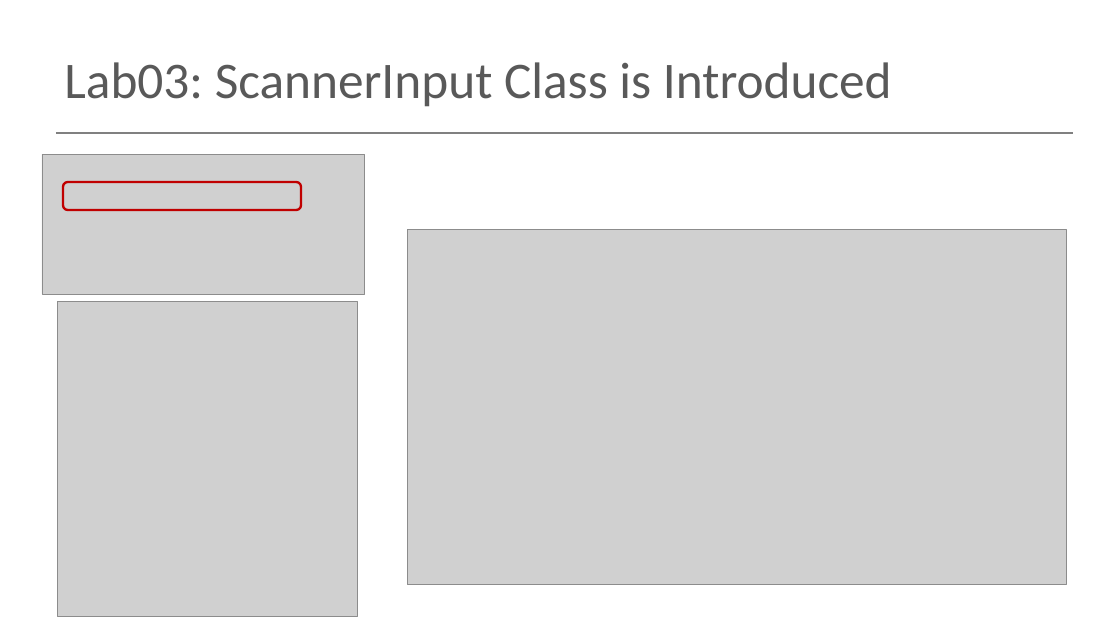
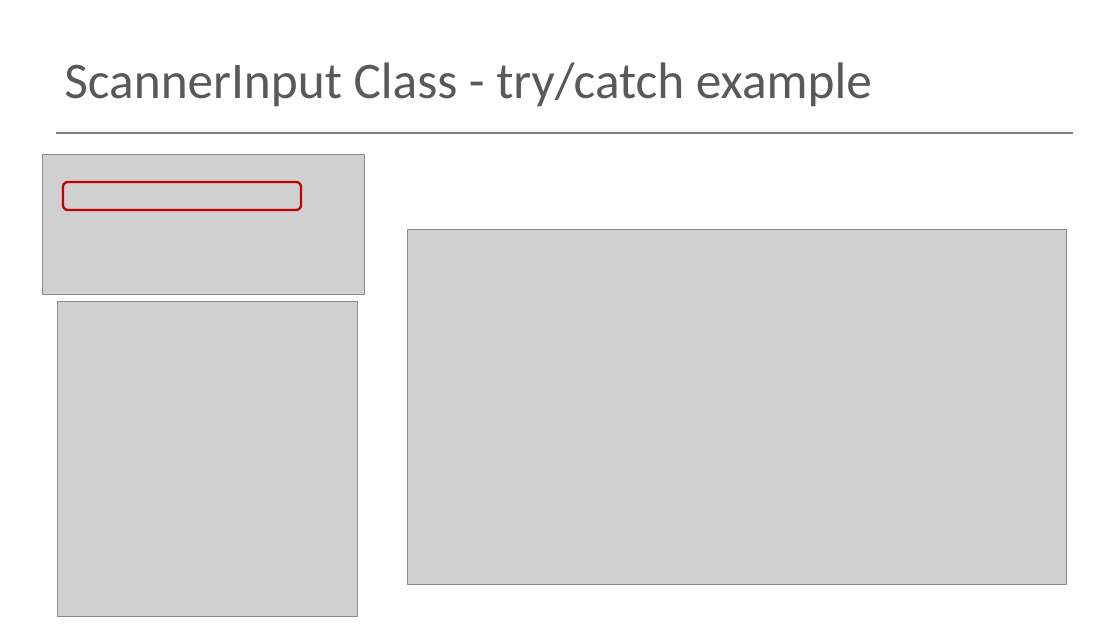
Before and after one commit to Programming-Fundamentals-SETU/prog-fund-2-jan-26, a slide deck: slide 19 of topic05-persistence-xml-exceptions/unit-05a-lectures/talk-3-exceptions/c-exceptions.pptx. Drawn at 1120x630 pixels with LibreOffice and Linux fonts; fonts in the diff are those of the drawing; grey boxes stand for pictures. Boxes give left, top, right and bottom in pixels: in the first picture for what was removed or moved away, otherwise in the second. Text is boxed around its words. In the diff, an @@ line names an element or a change of style, - is before the commit and + after.

```diff
--- a/topic05-persistence-xml-exceptions/unit-05a-lectures/talk-3-exceptions/c-exceptions.pptx
+++ b/topic05-persistence-xml-exceptions/unit-05a-lectures/talk-3-exceptions/c-exceptions.pptx
@@ title at (64,62,872,107): text changed @@
-Lab03: ScannerInput Class is Introduced
+ScannerInput Class - try/catch example
```
Also in this commit, not shown: 2 other slides changed, 1 slide added, 9 slides removed, 14 other files.
